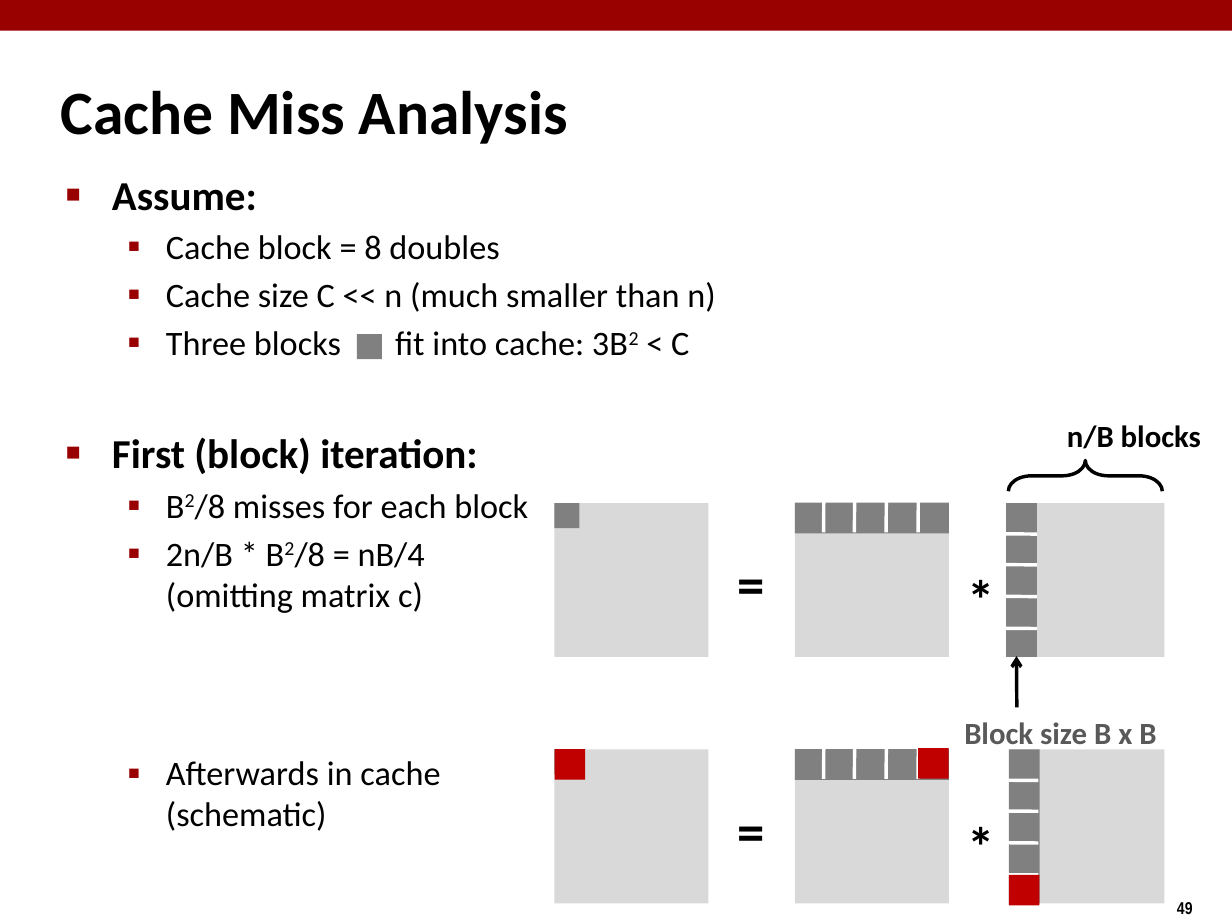
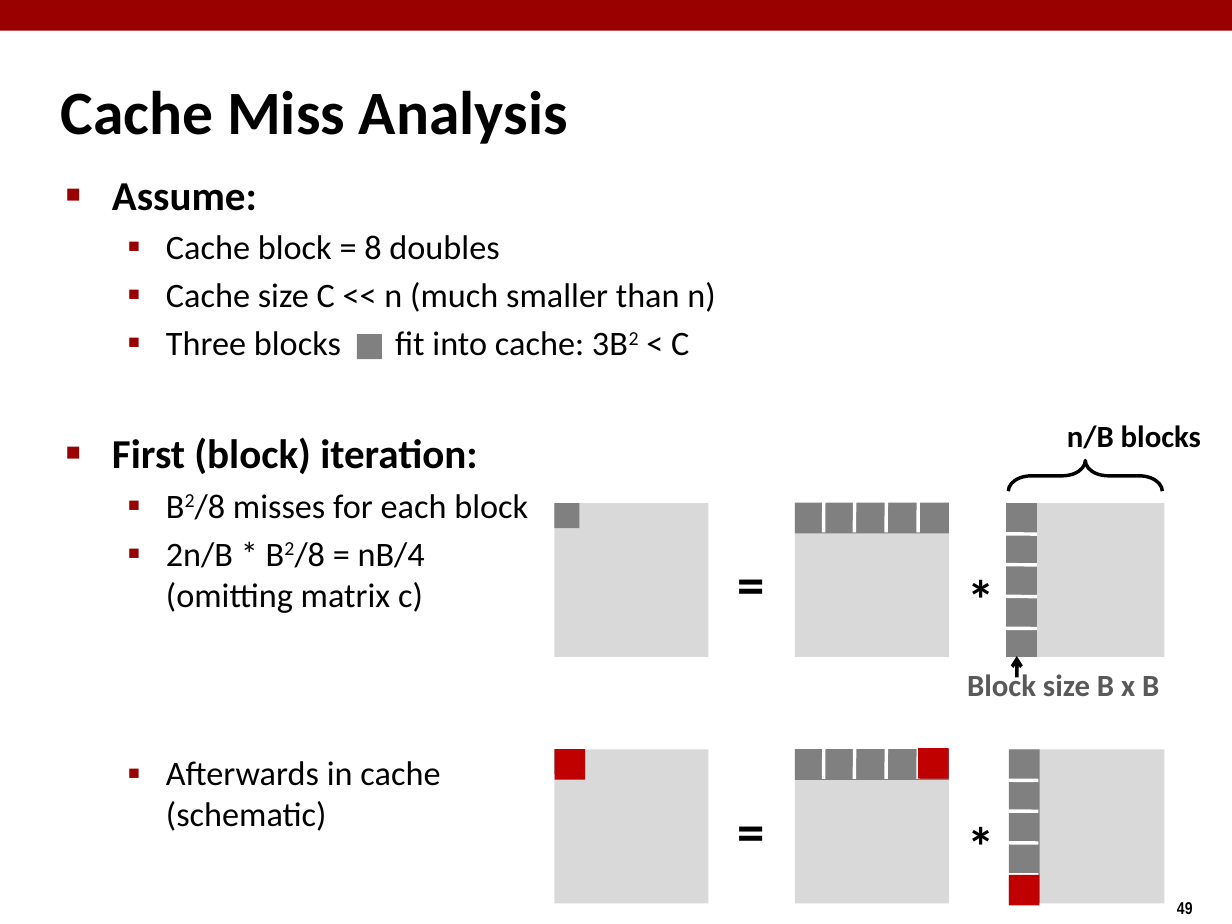
Before and after one commit to diku-compSys/compSys-e2021-pub, a slide deck: slide 49 of lectures/210927_caching/caching.odp. Drawn at 1232x924 pixels with LibreOffice and Linux fonts; fonts in the diff are those of the drawing. Boxes give left, top, right and bottom in pixels: in the first picture for what was removed or moved away, otherwise in the second. Text is boxed around its words. In the diff, an @@ line names an element or a change of style, - is before the commit and + after.

```diff
--- a/lectures/210927_caching/caching.odp
+++ b/lectures/210927_caching/caching.odp
@@ text "Block size B x B" rewrapped from [964,722,1156,752] to [967,670,1159,696] @@
@@ arrow moved from (1016, 707) - (1016, 657) to (1016, 678) - (1016, 657) @@
```
Also in this commit, not shown: 12 other slides changed, 1 other file.
